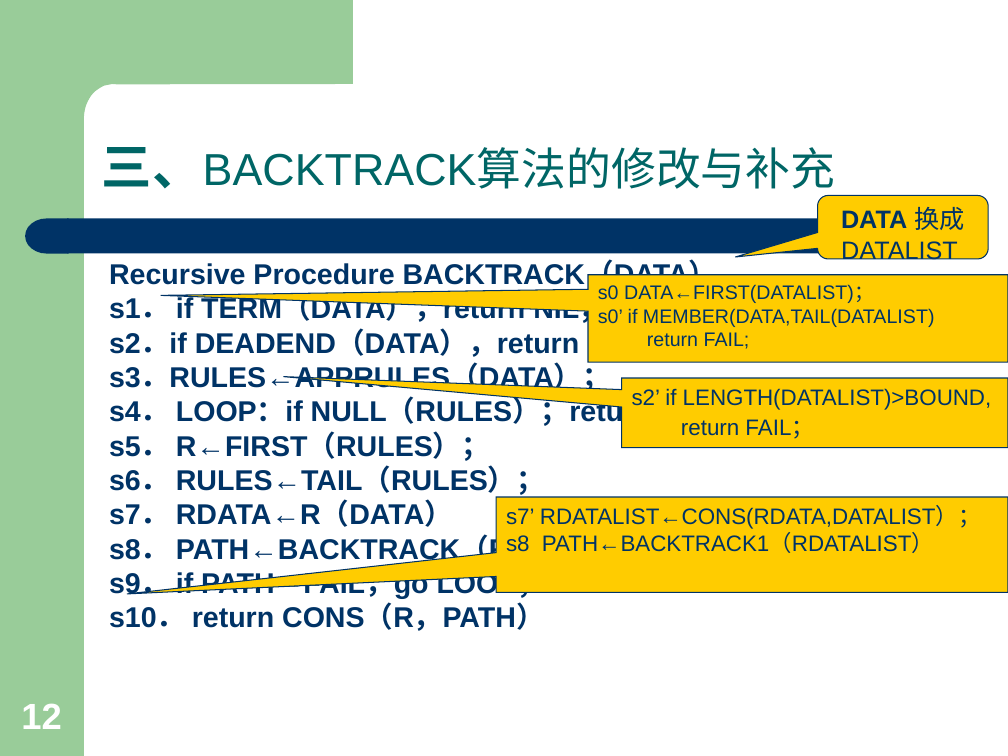
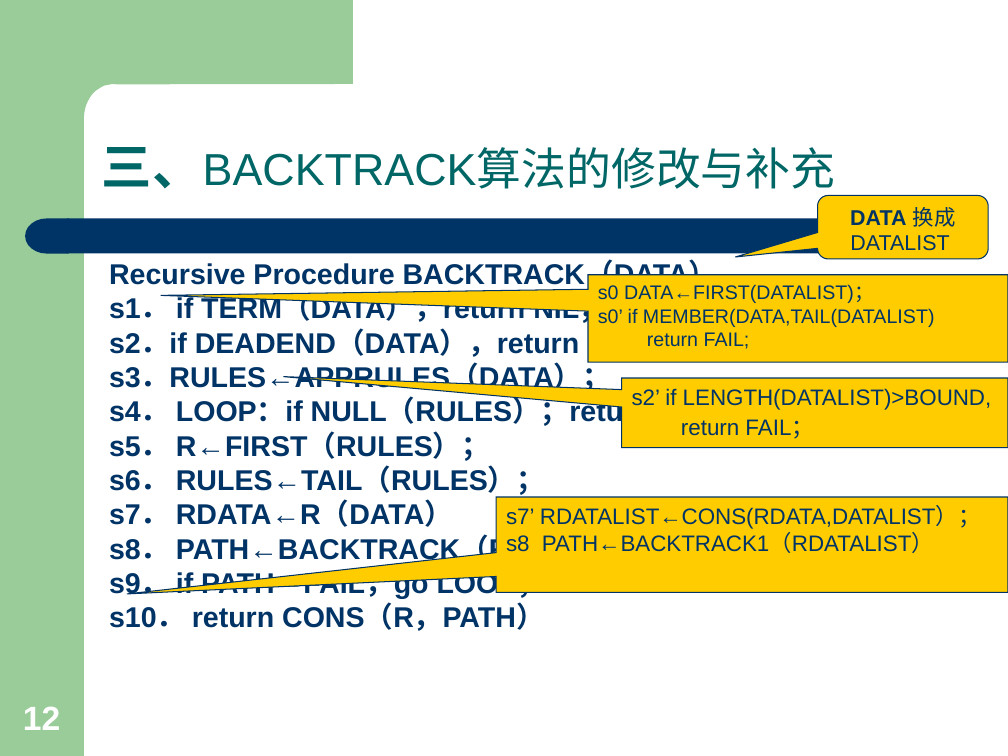
Before and after one commit to jxwb088047/AI_Review, a slide deck: slide 12 of 人工智能PPT/3. 产生式系统的搜索策略.ppt. Drawn at 1008x756 pixels with LibreOffice and Linux fonts; fonts in the diff are those of the drawing. Boxes give left, top, right and bottom in pixels: in the first picture for what was removed or moved away, otherwise in the second. Text is boxed around its words. In the diff, an @@ line names an element or a change of style, - is before the commit and + after.

```diff
--- a/人工智能PPT/3. 产生式系统的搜索策略.ppt
+++ b/人工智能PPT/3. 产生式系统的搜索策略.ppt
@@ rounded speech box "DATA 换成DATALIST" at bbox=[817, 196, 988, 259]: size 18 to 15.3 pt @@
@@ page number at bbox=[23, 706, 60, 730]: size 26 to 24.1 pt @@
```
Also in this commit, not shown: 5 other slides changed, 6 other files.
